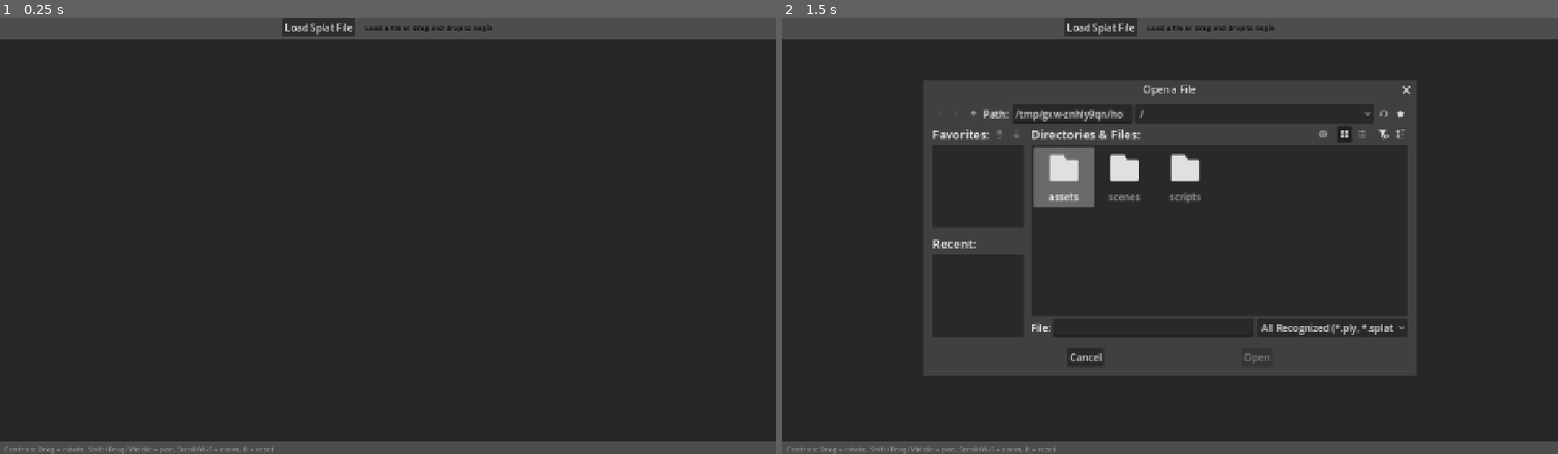
Above: before the commit, frames 1-2 (left to right).
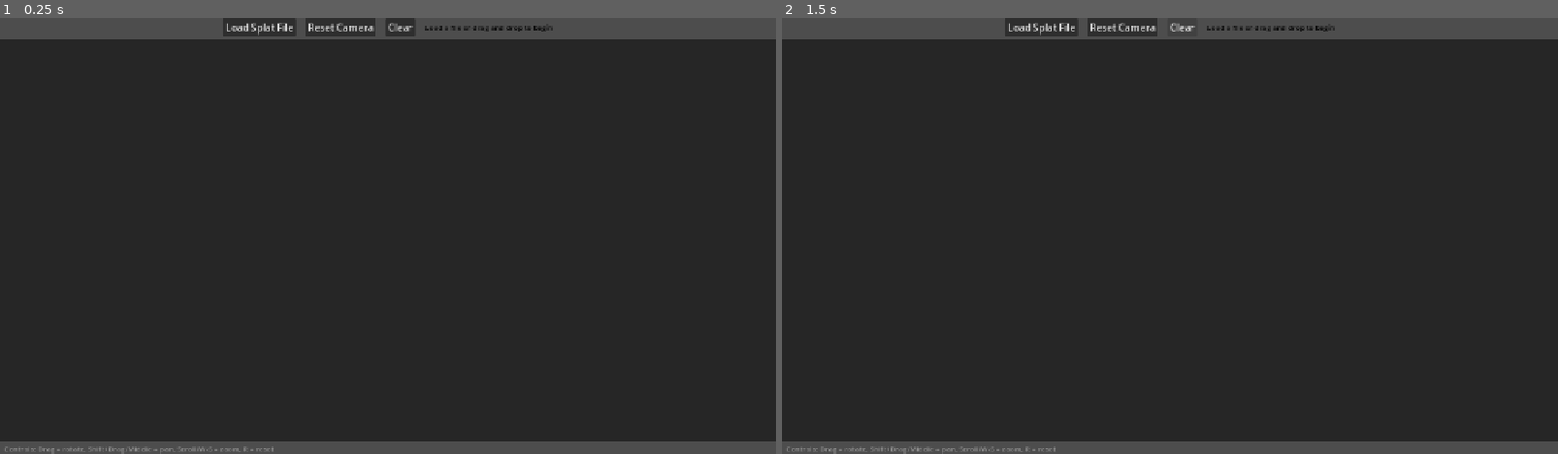
Above: after the commit, the same moments.

Repository: tessapower/3dgs-viewer
Game: Godot game, scene res://scenes/main.tscn
The game is run twice, just before and just after one commit, with the same random seed, the same clock (stepped at 60 frames per second) and the same inputs.
Inputs (mouse positions are in pixels of both pictures, inside the frame that each line leads up to):
- Up to frame 1 (0.25 s): no input
- Up to frame 2 (1.5 s): click (1123, 26) at 0.5 s, where only the run after the commit has a clickable "Reset Camera"; click (1185, 26) at 1.25 s, where only the run after the commit has a clickable "Clear"

The runs differ from the first frame. In frame 1, 0.7% of the frame differs, in the area x 28-72%, y 0-5%; in frame 2, 17%, in the area x 18-82%, y 0-82%.

Commit message:
Add buttons to reset camera and clear model

Diff:
--- a/scenes/main.tscn
+++ b/scenes/main.tscn
@@ -30,6 +30,20 @@
 size_flags_vertical = 4
 tooltip_text = "Click this button to load a Splat file. Accepted file types are .PLY, .SPLAT, and .XYZ."
 text = "Load Splat File"
+
+[node name="ResetCameraButton" type="Button" parent="VBoxContainer/HBoxContainer"]
+layout_mode = 2
+size_flags_horizontal = 4
+size_flags_vertical = 4
+tooltip_text = "Reset camera to default position (R)"
+text = "Reset Camera"
+
+[node name="ClearButton" type="Button" parent="VBoxContainer/HBoxContainer"]
+layout_mode = 2
+size_flags_horizontal = 4
+size_flags_vertical = 4
+tooltip_text = "Clear the current point cloud from the scene"
+text = "Clear"
 
 [node name="InfoLabel" type="Label" parent="VBoxContainer/HBoxContainer" unique_id=1678720682]
 layout_mode = 2
--- a/scripts/main.gd
+++ b/scripts/main.gd
@@ -8,6 +8,8 @@
 # These are automatically assigned when the scene is ready
 @onready var file_dialog: FileDialog = $FileDialog
 @onready var load_button: Button = $VBoxContainer/HBoxContainer/LoadButton
+@onready var reset_camera_button: Button = $VBoxContainer/HBoxContainer/ResetCameraButton
+@onready var clear_button: Button = $VBoxContainer/HBoxContainer/ClearButton
 @onready var info_label: Label = $VBoxContainer/HBoxContainer/InfoLabel
 @onready var viewport: SubViewport = $VBoxContainer/ViewportContainer/SubViewport
 @onready var camera: Camera3D = $VBoxContainer/ViewportContainer/SubViewport/Camera3D
@@ -28,6 +30,8 @@
 
 	# Connect UI signals to their respective handlers
 	load_button.pressed.connect(_on_load_button_pressed)
+	reset_camera_button.pressed.connect(_reset_camera)
+	clear_button.pressed.connect(_on_clear_pressed)
 	file_dialog.file_selected.connect(_on_file_selected)
 	get_tree().root.files_dropped.connect(_on_files_dropped)
 	splat_loader.progress_updated.connect(_on_load_progress)
@@ -102,6 +106,12 @@
 		info_label.text = "Loading... %d / %d points" % [loaded, total]
 	else:
 		info_label.text = "Loading... %d points" % loaded
+
+func _on_clear_pressed():
+	for child in point_cloud.get_children():
+		child.queue_free()
+	_reset_camera()
+	info_label.text = "Load a file or drag and drop to begin"
 
 # Creates a 3D mesh from packed vertex/color arrays and adds it to the scene
 func _create_point_cloud(vertices: PackedVector3Array, colors: PackedColorArray):
